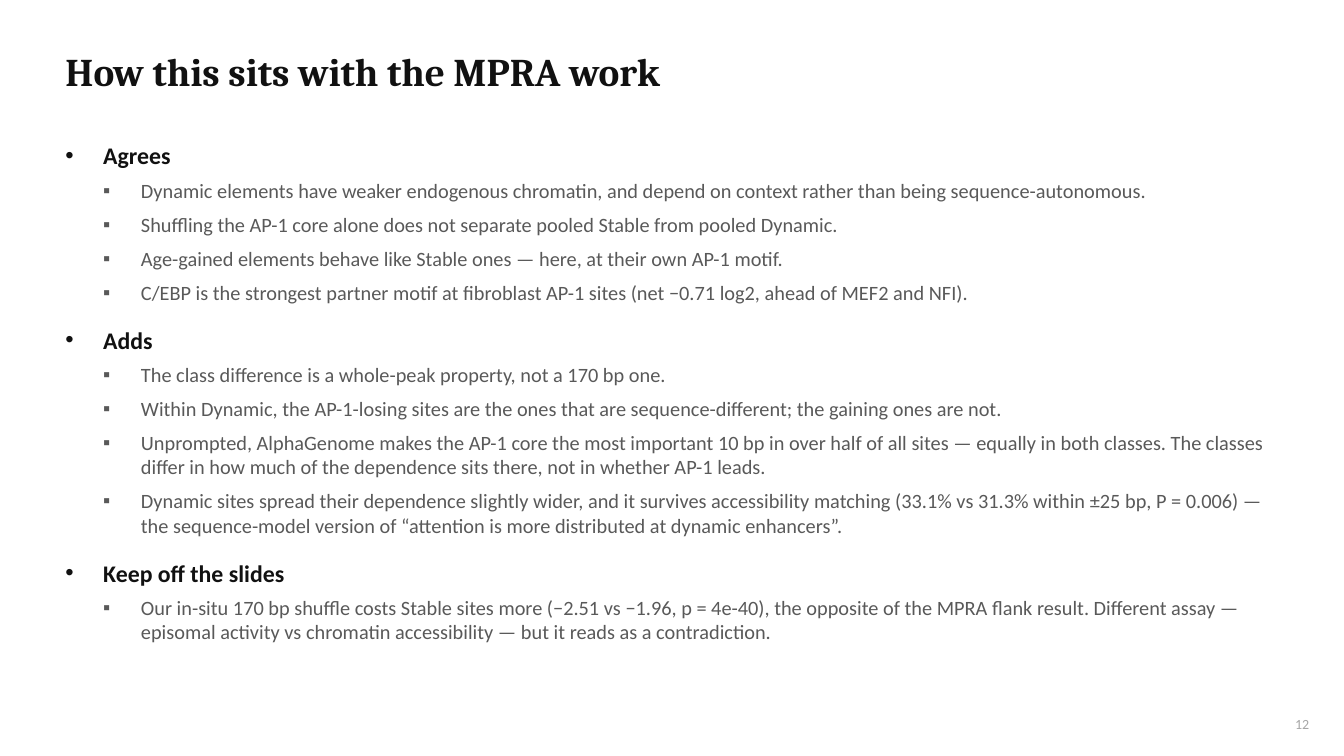
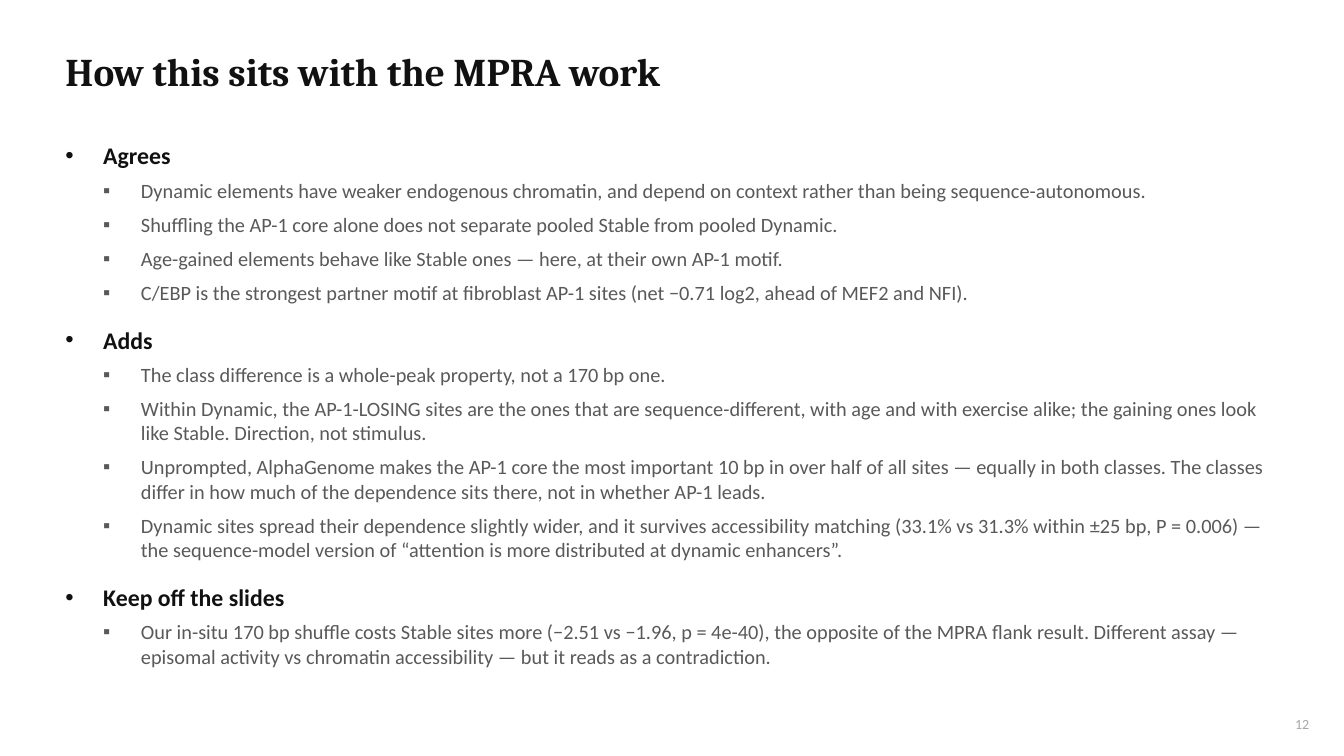
Before and after one commit to cytokine4242/Alpha_Genome_Ap1, a slide deck: slide 12 of Analysis/AP1_fibroblast_lab_meeting.pptx. Drawn at 1344x756 pixels with LibreOffice and Linux fonts; fonts in the diff are those of the drawing. Boxes give left, top, right and bottom in pixels: in the first picture for what was removed or moved away, otherwise in the second. Text is boxed around its words. In the diff, an @@ line names an element or a change of style, - is before the commit and + after.

```diff
--- a/Analysis/AP1_fibroblast_lab_meeting.pptx
+++ b/Analysis/AP1_fibroblast_lab_meeting.pptx
@@ text at [141, 402, 1256, 443]: text changed @@
-  ▪ Within Dynamic, the AP-1-losing sites are the ones that are sequence-different; the gaining ones are not.
+  ▪ Within Dynamic, the AP-1-LOSING sites are the ones that are sequence-different, with age and with exercise alike; the gaining ones look like Stable. Direction, not stimulus.
```
Also in this commit, not shown: 5 other slides changed, 15 other files.
